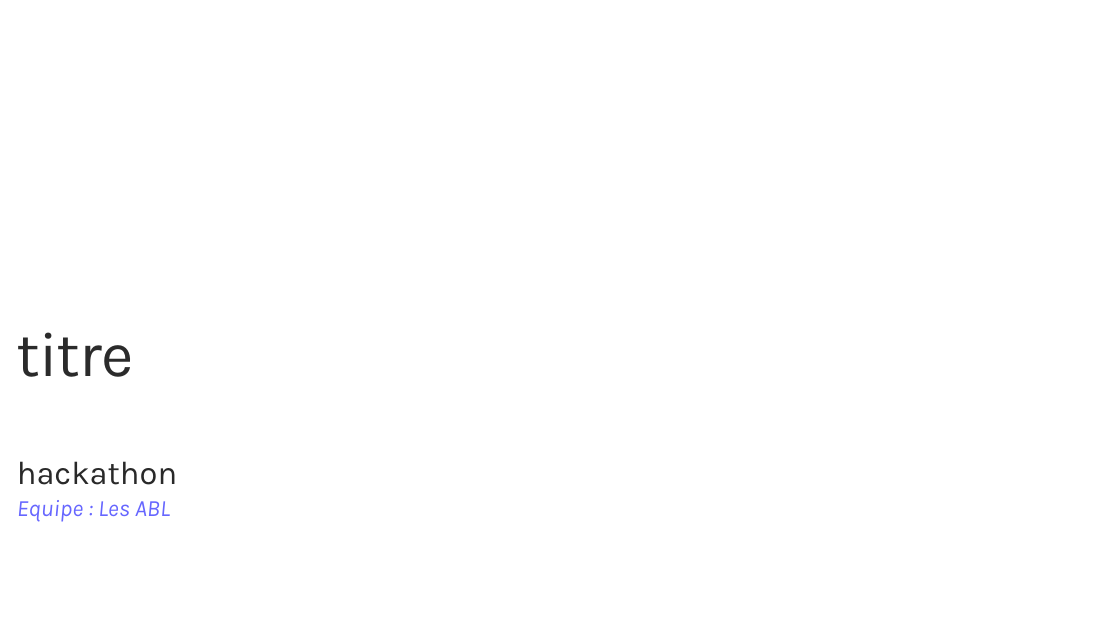
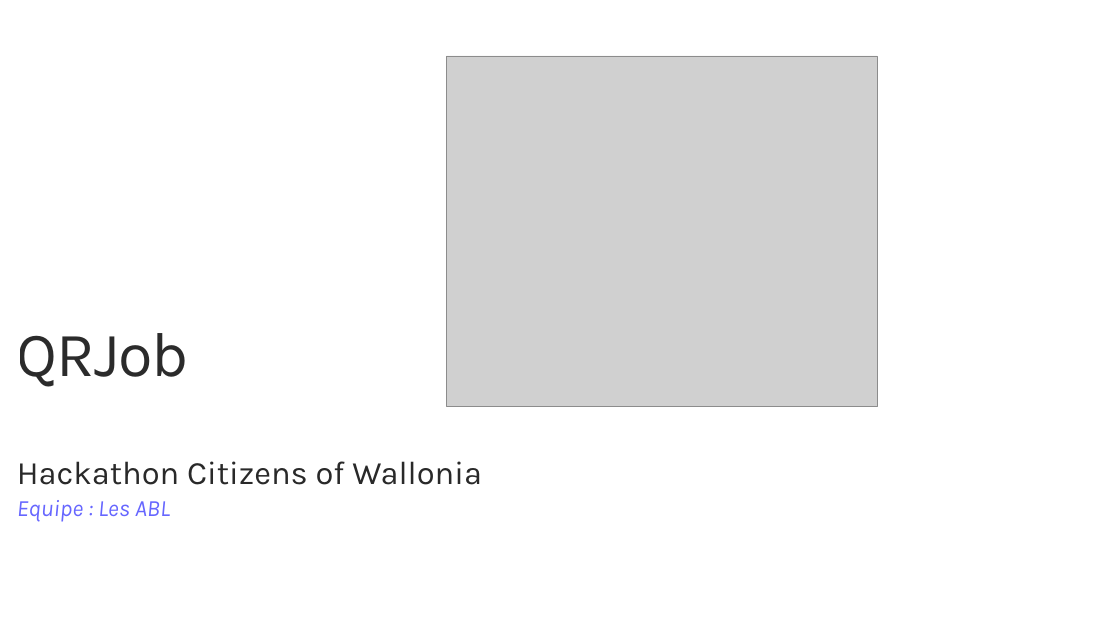
Before and after one commit to Scribers/company-front-end, a slide deck: slide 1 of docs/presentation.pptx. Drawn at 1120x630 pixels with LibreOffice and Linux fonts; fonts in the diff are those of the drawing; grey boxes stand for pictures; background and template pictures are left out. Boxes give left, top, right and bottom in pixels: in the first picture for what was removed or moved away, otherwise in the second. Text is boxed around its words. In the diff, an @@ line names an element or a change of style, - is before the commit and + after.

Commit message:
nié

```diff
--- a/docs/presentation.pptx
+++ b/docs/presentation.pptx
@@ picture added at bbox=[447, 56, 877, 407] @@
@@ text at bbox=[17, 333, 189, 387]: text changed @@
-titre
+QRJob
@@ text at bbox=[17, 461, 482, 485]: text changed @@
-hackathon
+Hackathon Citizens of Wallonia
```
